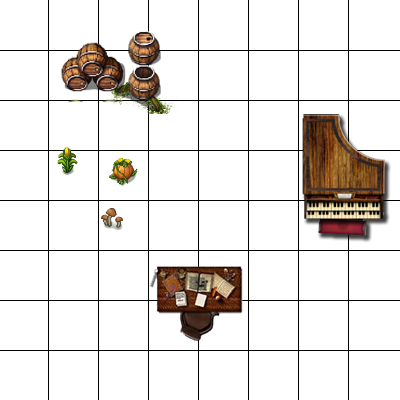
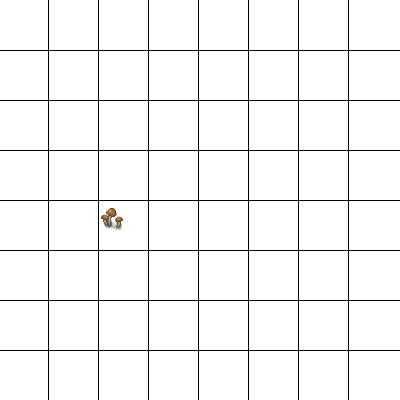
Layered file, before and after one edit (400px x 400px). Changes by layer:
hid "Layer 23" over [61, 31, 161, 103]
hid "Layer 19" over [109, 158, 138, 186]
hid "Layer 18" over [57, 147, 78, 176]
hid "Layer 17" over [109, 81, 177, 114]
hid "Layer 13" over [302, 114, 392, 243]
hid "Layer 10" over [149, 266, 243, 344]
